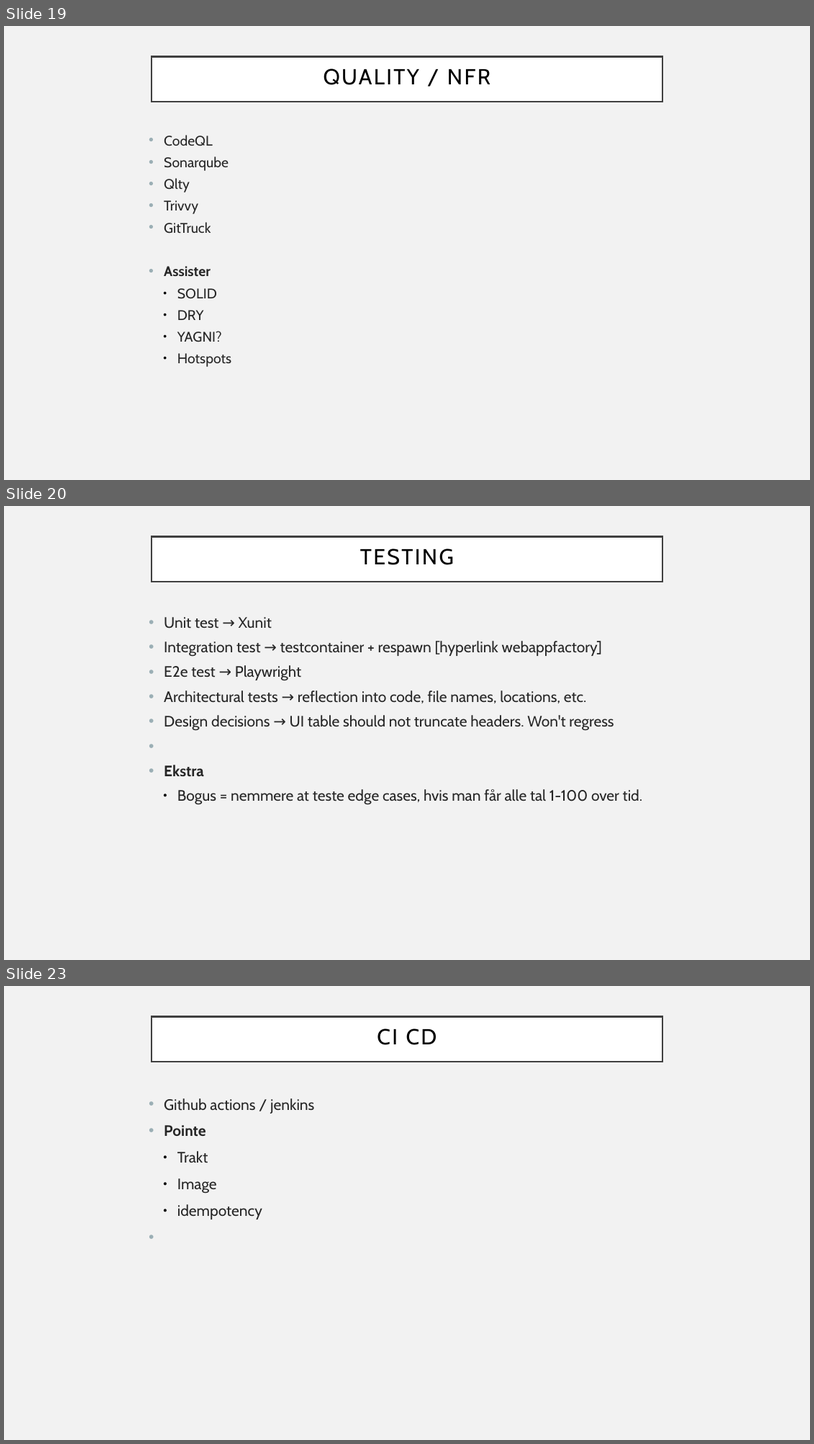
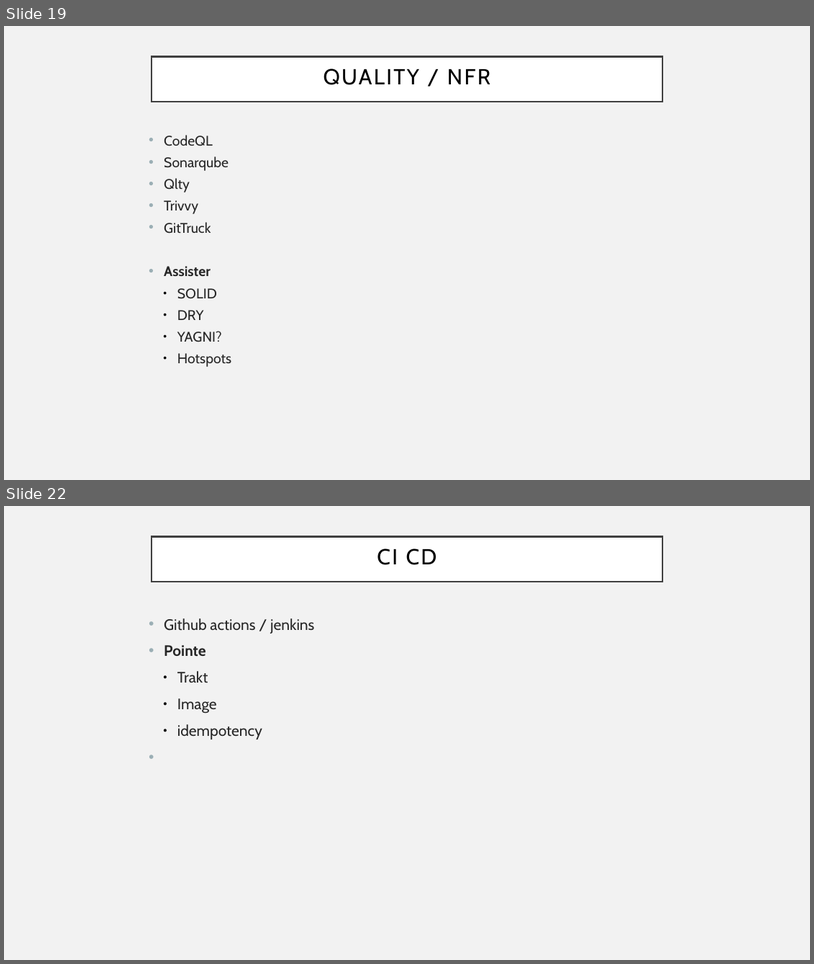
Before and after one commit to Grumlebob/JobInterviewRitzau, a slide deck: Ritzau.odp. Shown one above the other, each under a label of ours: slides 19, 20 and 23 before the commit, slides 19 and 22 after it; the slides between them are not shown. The pictures are 814x1444 and 814x964 pixels, drawn with LibreOffice and Linux fonts; fonts in the diff are those of the drawing. Boxes give left, top, right and bottom in pixels: in the first picture for what was removed or moved away, otherwise in the second. Text is boxed around its words. In the diff, an @@ line names an element or a change of style, - is before the commit and + after.

```diff
--- a/Ritzau.odp
+++ b/Ritzau.odp
@@ slide 20 removed at [4, 506, 810, 960], background #F2F2F2 @@
@@ title removed at [152, 536, 663, 582] @@
-TESTING
@@ text removed at [164, 617, 643, 805] @@
-• Unit test → Xunit
-• Integration test → testcontainer + respawn [hyperlink webappfactory]
-• E2e test → Playwright
-• Architectural tests → reflection into code, file names, locations, etc.
-• Design decisions → UI table should not truncate headers. Won't regress
-• Ekstra
-  ● Bogus = nemmere at teste edge cases, hvis man får alle tal 1-100 over tid.
@@ what was slide 23 is now slide 22 @@
```
Also in this commit, not shown: 13 slides changed, 1 slide added, 1 other slide removed, 1 other file.
